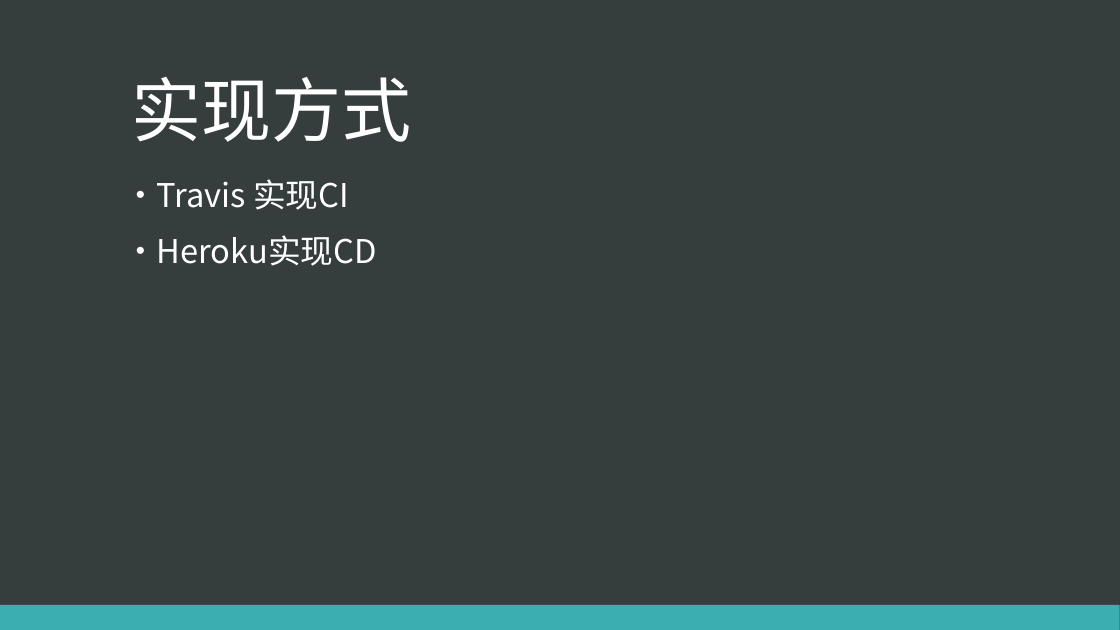
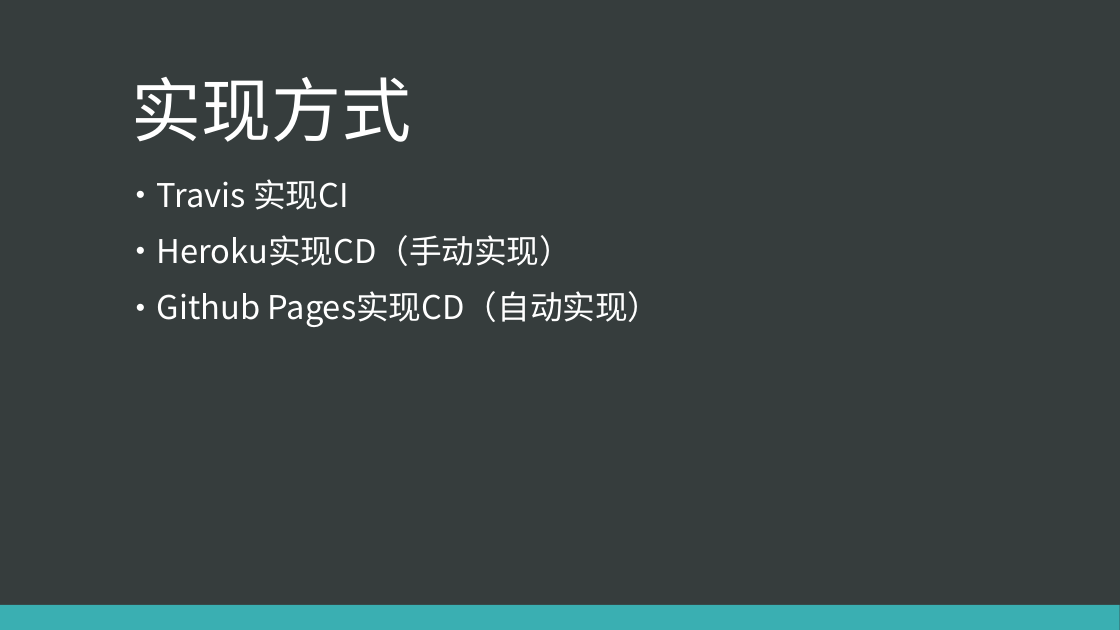
Before and after one commit to CJTSAJ/cicd-homework, a slide deck: slide 2 of CI-CD.pptx. Drawn at 1120x630 pixels with LibreOffice and Linux fonts; fonts in the diff are those of the drawing. Boxes give left, top, right and bottom in pixels: in the first picture for what was removed or moved away, otherwise in the second. Text is boxed around its words. In the diff, an @@ line names an element or a change of style, - is before the commit and + after.

Commit message:
ppt 跟新，加入使用Github Pages实现CD的相关内容

```diff
--- a/CI-CD.pptx
+++ b/CI-CD.pptx
@@ text at <box>157,235,661,327</box>: text changed @@
-• Heroku实现CD
+• Heroku实现CD（手动实现）
+• Github Pages实现CD（自动实现）
```
Also in this commit, not shown: 3 other slides changed, 7 slides added.
